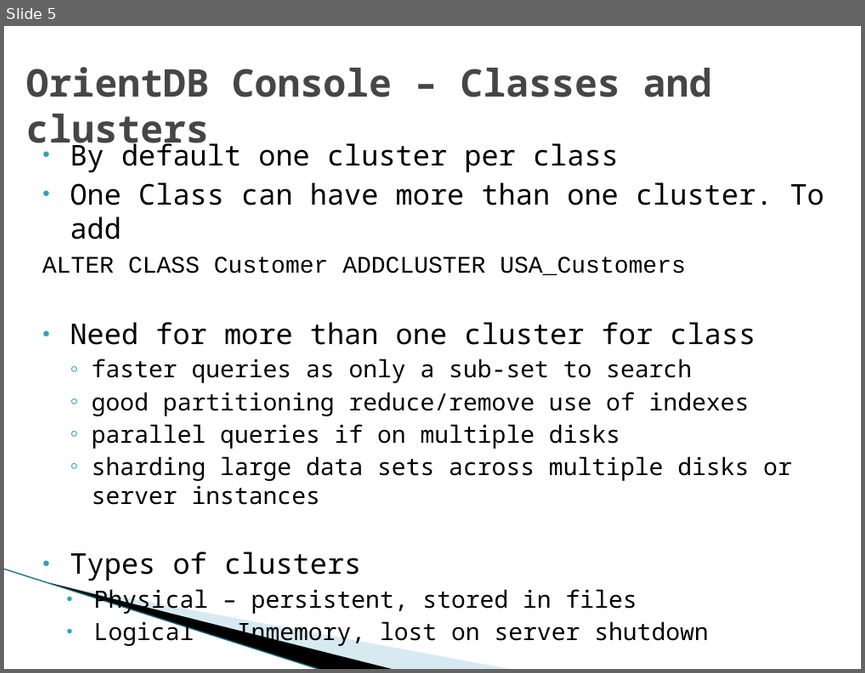
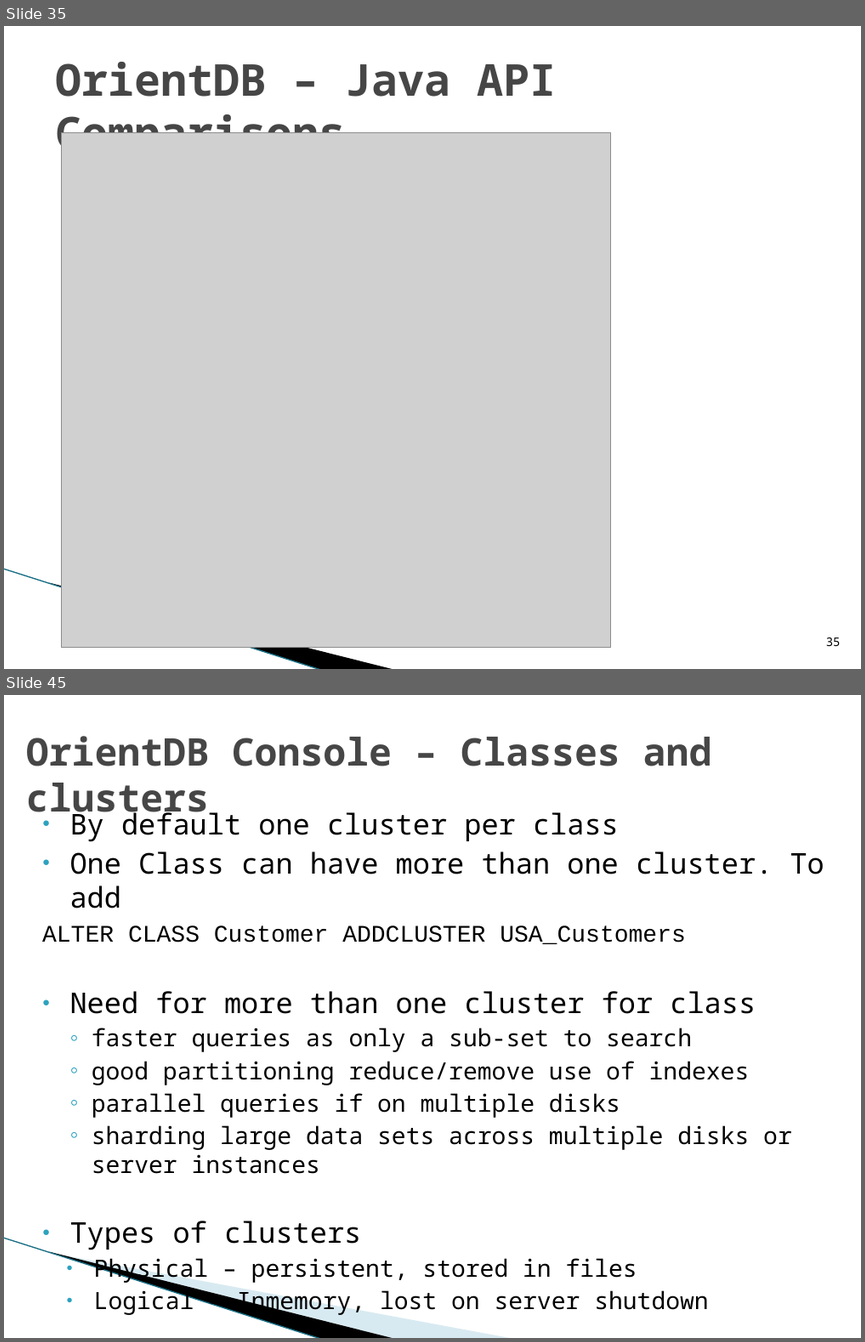
Before and after one commit to arunramkrish/bt_graphdb, a slide deck: presentations/2_OrientDB.pptx. Shown one above the other, each under a label of ours: slide 5 before the commit, slides 35 and 45 after it; the slides between them are not shown. The pictures are 865x673 and 865x1342 pixels, drawn with LibreOffice and Linux fonts; fonts in the diff are those of the drawing; grey boxes stand for pictures; background and template pictures are left out. Boxes give left, top, right and bottom in pixels: in the first picture for what was removed or moved away, otherwise in the second. Text is boxed around its words. In the diff, an @@ line names an element or a change of style, - is before the commit and + after.

Commit message:
updated with more orientdb slides and updated code base

```diff
--- a/presentations/2_OrientDB.pptx
+++ b/presentations/2_OrientDB.pptx
@@ slide 35 added at [4, 26, 861, 669], background #FFFFFF; not listed: 2 template elements that a slide beside it also shows @@
@@ title added at [55, 62, 556, 160], 36.9 pt, text #464646, bold @@
+OrientDB – Java API Comparisons
@@ picture added at [62, 133, 612, 647] @@
@@ page number added at [826, 637, 840, 646], 10 pt, text #000000 @@
+35
@@ what was slide 5 is now slide 45 @@
```
Also in this commit, not shown: 6 slides changed, 45 other slides added, 1 other file.
